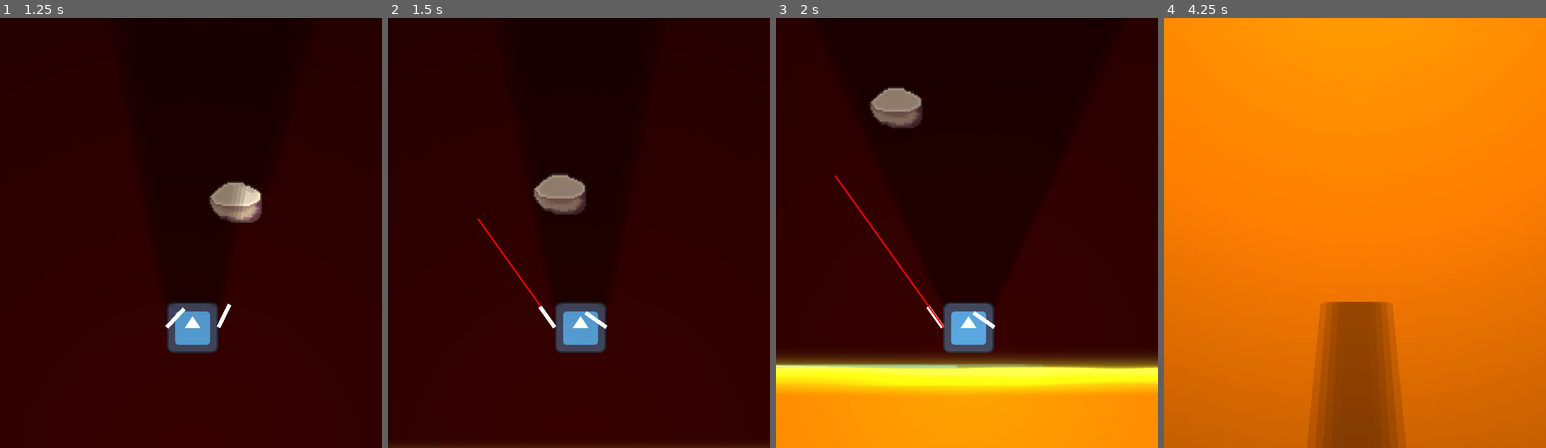
Above: before the commit, frames 1-4 (left to right).
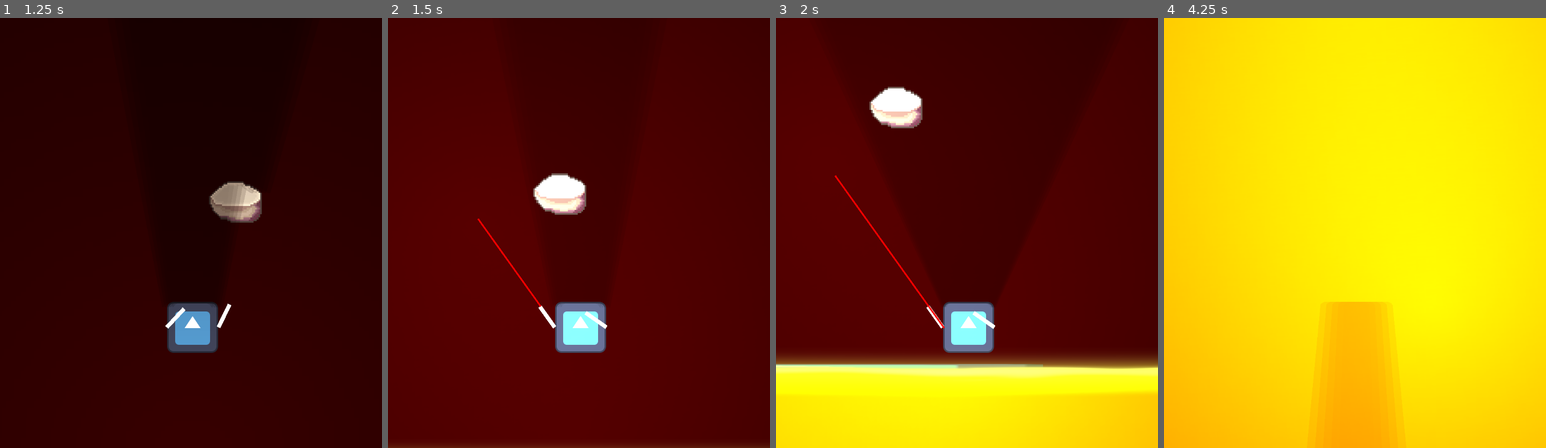
Above: after the commit, the same moments.

Repository: Z3BINI/mini_jam_june
Game: Godot game, scene res://scenes/world/testing_grounds.tscn
Two runs of this game, one before a commit and one after it. Both use one fixed random seed, a clock stepped at 60 frames per second and the inputs below. The engine's default icon, where the game draws it, is replaced by a stand-in: a white triangle on a blue panel in a dark square.
Inputs (mouse positions are in pixels of both pictures, inside the frame that each line leads up to):
- Up to frame 1 (1.25 s): move the mouse to (275, 211) at 0.52 s; hold D (move_right) from 0.53 s (still down); hold Space (boost) from 0.53 s (still down)
- Up to frame 2 (1.5 s): move the mouse to (502, 254) at 1.27 s; release D (move_right) at 1.28 s; release Space (boost) at 1.28 s; hold A (move_left) from 1.28 s (still down); click (502, 254) at 1.35 s
- Up to frame 3 (2 s): keep holding A (move_left)
- Up to frame 4 (4.25 s): move the mouse to (1393, 138) at 2.02 s; release A (move_left) at 2.03 s; hold Right mouse button (shoot_grapple_right) 2.03-2.78 s; hold D (move_right) 2.03-3.53 s; move the mouse to (1335, 319) at 2.77 s; tap Space (boost) at 2.85 s; move the mouse to (1469, 297) at 3.52 s; press the mouse at (1469, 297) at 3.53 s; hold A (move_left) from 3.53 s (still down)

Frame 1 is identical in both runs. In frame 2, 97% of the frame differs, in the area x 0-100%, y 0-100%; in frame 3, 89%; in frame 4, 100%.

Commit message:
Gave lights to grapples

Diff:
--- a/scenes/objects/grapple_point.tscn
+++ b/scenes/objects/grapple_point.tscn
@@ -1,6 +1,7 @@
-[gd_scene load_steps=5 format=3 uid="uid://buy4xr83a77hq"]
+[gd_scene load_steps=6 format=3 uid="uid://buy4xr83a77hq"]
 
 [ext_resource type="Script" path="res://scripts/objects/grapple_point.gd" id="1_5d4jl"]
+[ext_resource type="Texture2D" uid="uid://dqa31nwsymshv" path="res://assets/ight_texture.webp" id="2_vcjqx"]
 
 [sub_resource type="CircleShape2D" id="CircleShape2D_8bdbw"]
 radius = 4.0
@@ -32,4 +33,8 @@
 texture = SubResource("GradientTexture1D_jbi6w")
 expand_mode = 1
 
+[node name="PointLight2D" type="PointLight2D" parent="."]
+texture = ExtResource("2_vcjqx")
+texture_scale = 15.0
+
 [connection signal="area_entered" from="." to="." method="_on_area_entered"]
